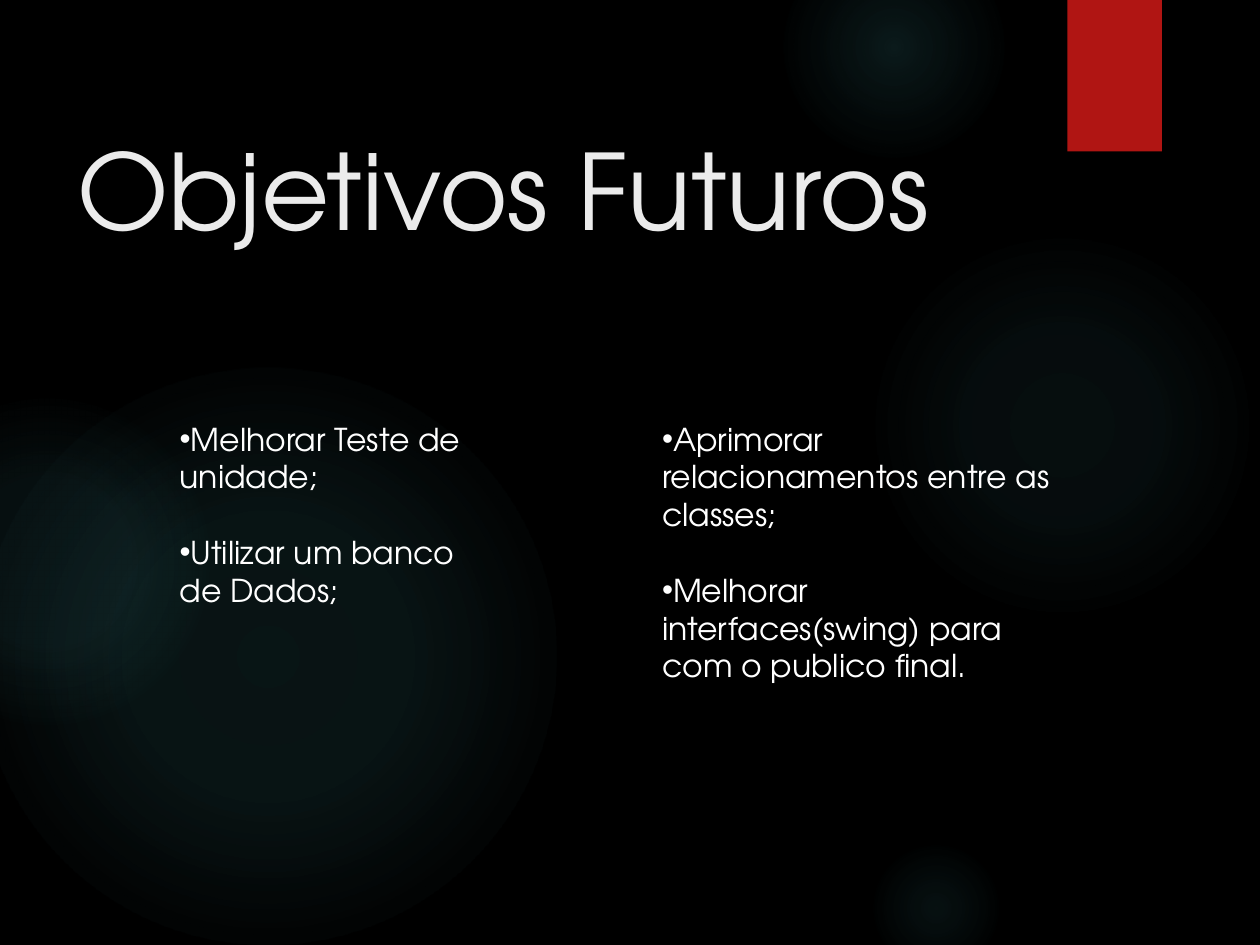
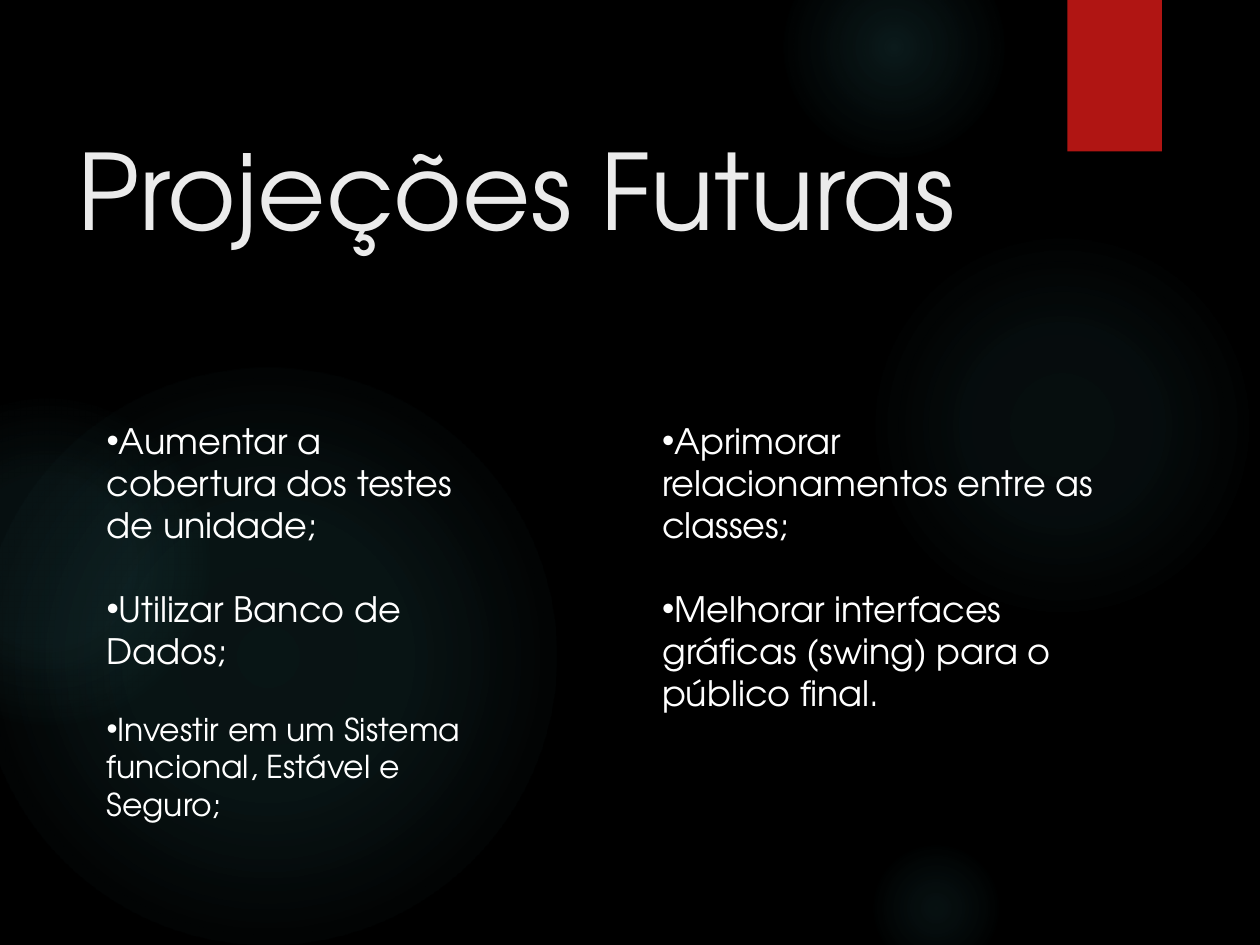
Before and after one commit to rafa7lima/SistemaVoo2.0, a slide deck: slide 23 of Apresentação/Apresentação Grupo 7_MOD.pptx (slide 19 before the commit). Drawn at 1260x945 pixels with LibreOffice and Linux fonts; fonts in the diff are those of the drawing; background and template pictures are left out. Boxes give left, top, right and bottom in pixels: in the first picture for what was removed or moved away, otherwise in the second. Text is boxed around its words. In the diff, an @@ line names an element or a change of style, - is before the commit and + after.

Commit message:
Slides da apresentação

```diff
--- a/Apresentação/Apresentação Grupo 7_MOD.pptx
+++ b/Apresentação/Apresentação Grupo 7_MOD.pptx
@@ title at [77, 152, 955, 256]: text changed @@
-Objetivos Futuros
+Projeções Futuras
@@ text at [107, 428, 460, 823]: text changed; size 18 to 20 pt @@
-• Melhorar Teste de unidade;
-• Utilizar um banco de Dados;
+• Aumentar a cobertura dos testes de unidade;
+• Utilizar Banco de Dados;
+• Investir em um Sistema funcional, Estável e Seguro;
@@ text at [662, 428, 1094, 541]: size 18 to 20 pt in "Aprimorar relacionamentos entre as classes;" @@
@@ text at [662, 596, 1051, 713]: text changed; size 18 to 20 pt @@
-• Melhorar interfaces(swing) para com o publico final.
+• Melhorar interfaces gráficas (swing) para o público final.
```
Also in this commit, not shown: 4 other slides changed, 5 slides added.
